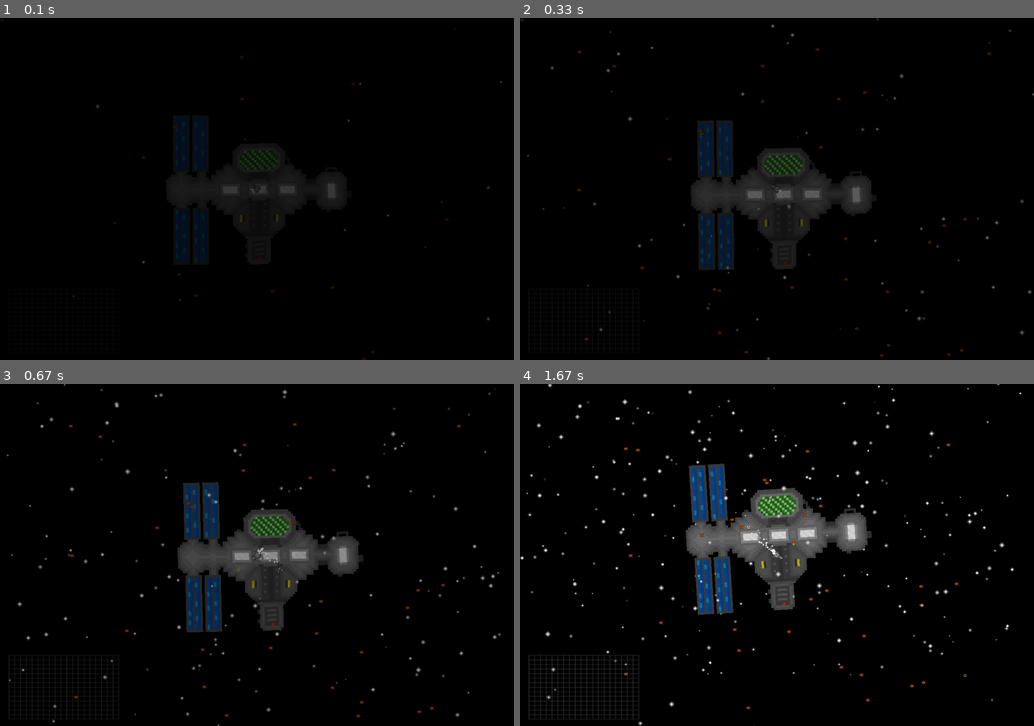
Above: before the commit, frames 1-4 (two rows, left to right).
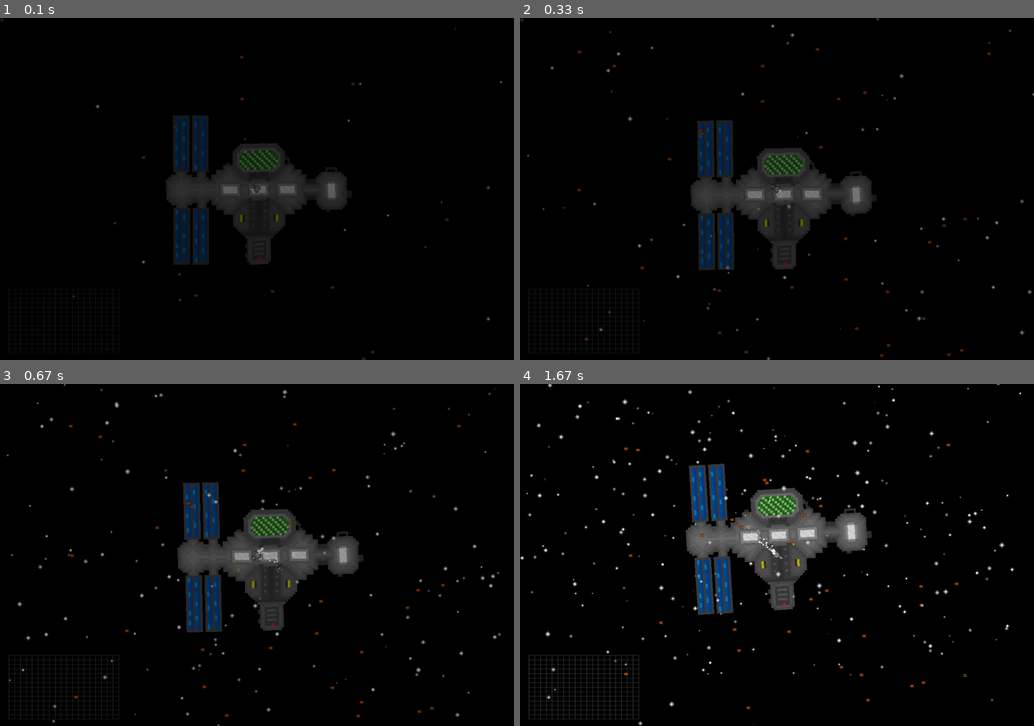
Above: after the commit, the same moments.

Repository: ztdnzunYT/Capstone-Project-2024
Game: pygame game, started from xzplore/xzplore.py
Two runs of this game, one before a commit and one after it. Both use one fixed random seed, a clock stepped at 60 frames per second and the inputs below.
Inputs (mouse positions are in pixels of both pictures, inside the frame that each line leads up to):
- Up to frame 1 (0.1 s): no input
- Up to frame 2 (0.33 s): no input
- Up to frame 3 (0.67 s): move the mouse to (236, 568) at 0.37 s
- Up to frame 4 (1.67 s): move the mouse to (828, 630) at 0.87 s; move the mouse to (967, 674) at 1.2 s

The runs differ from the first frame. In frame 1, 0.9% of the frame differs, in the area x 0-98%, y 0-100%; in frame 2, 0.2%; in frame 3, less than 0.1%; in frame 4, nothing differs.

Commit message:
Add files via upload

Diff:
--- a/xzplore/xzplore.py
+++ b/xzplore/xzplore.py
@@ -465,7 +465,7 @@
         self.x = x
         self.y = y
         self.color = color
-        self.transparecy = 200
+        self.transparecy = 150
         self.surface = pygame.Surface((SCREEN_WIDTH,SCREEN_HEIGHT),pygame.SRCALPHA)
         self.rect = self.surface.get_rect(center=(0,0))
         self.detection = 0
@@ -478,7 +478,7 @@
             transition_screen.color = (0,0,0)
             self.transparecy = min(self.transparecy +1,255)
         else:
-            self.transparecy = max(self.transparecy -1.5,0)
+            self.transparecy = max(self.transparecy -1,0)
         if self.transparecy == 255:
            global Game_State
            Game_State = "Spacestation"
